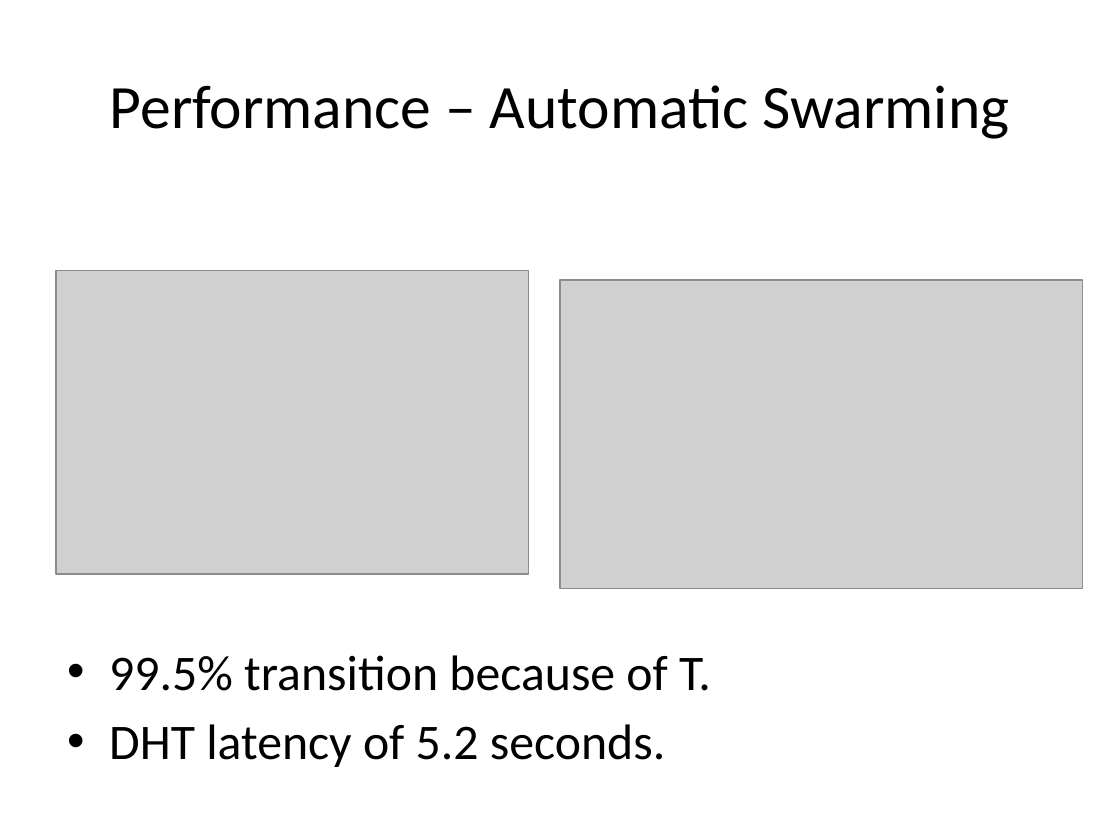
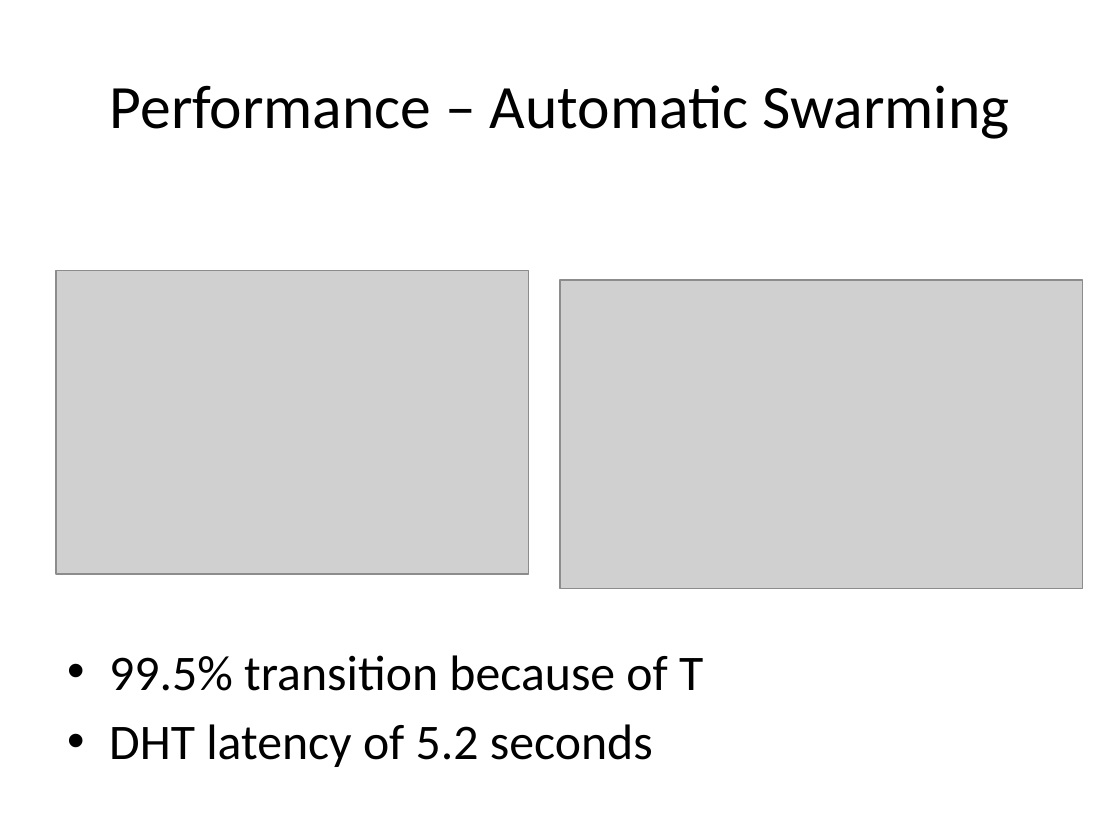
Before and after one commit to rdp/p2pwebclient, a slide deck: slide 19 of thesis_presentation/How to Make the Internet Faster.pptx. Drawn at 1120x840 pixels with LibreOffice and Linux fonts; fonts in the diff are those of the drawing; grey boxes stand for pictures. Boxes give left, top, right and bottom in pixels: in the first picture for what was removed or moved away, otherwise in the second. Text is boxed around its words. In the diff, an @@ line names an element or a change of style, - is before the commit and + after.

```diff
--- a/thesis_presentation/How to Make the Internet Faster.pptx
+++ b/thesis_presentation/How to Make the Internet Faster.pptx
@@ text at box(109, 655, 703, 767): text changed @@
-• 99.5% transition because of T.
-• DHT latency of 5.2 seconds.
+• 99.5% transition because of T
+• DHT latency of 5.2 seconds
```
Also in this commit, not shown: 21 other slides changed, 1 other file.
